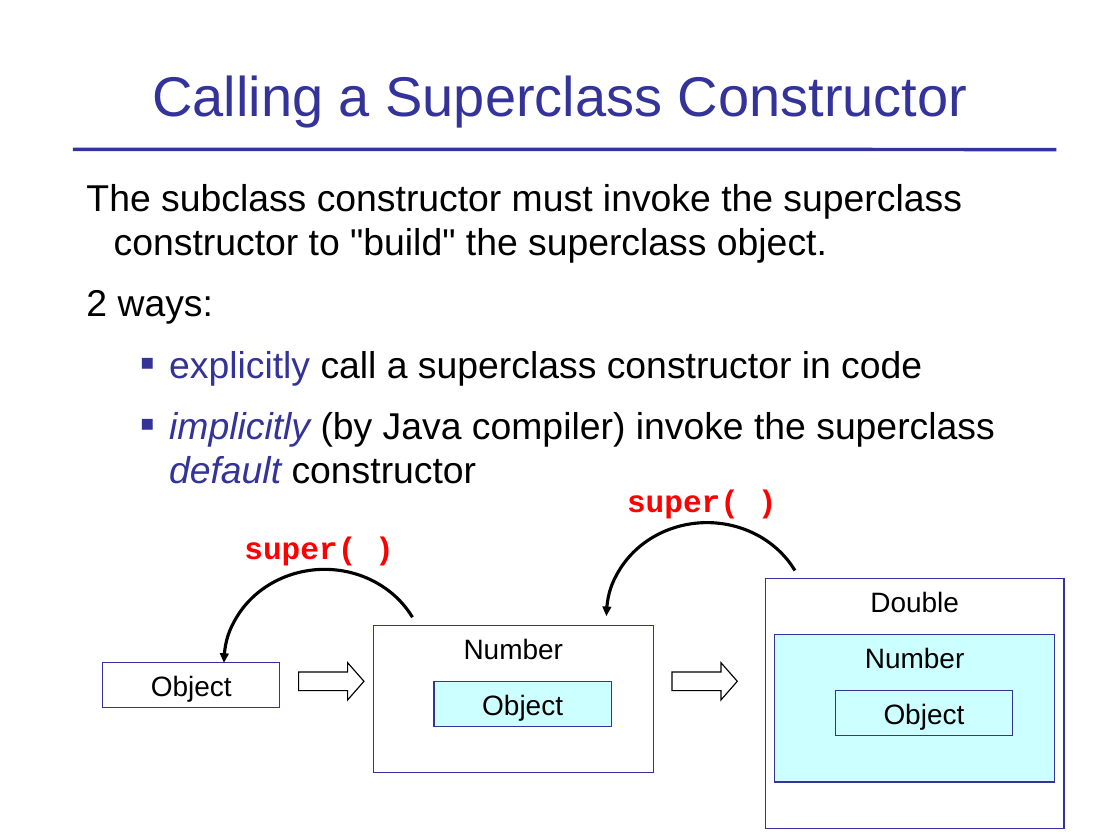
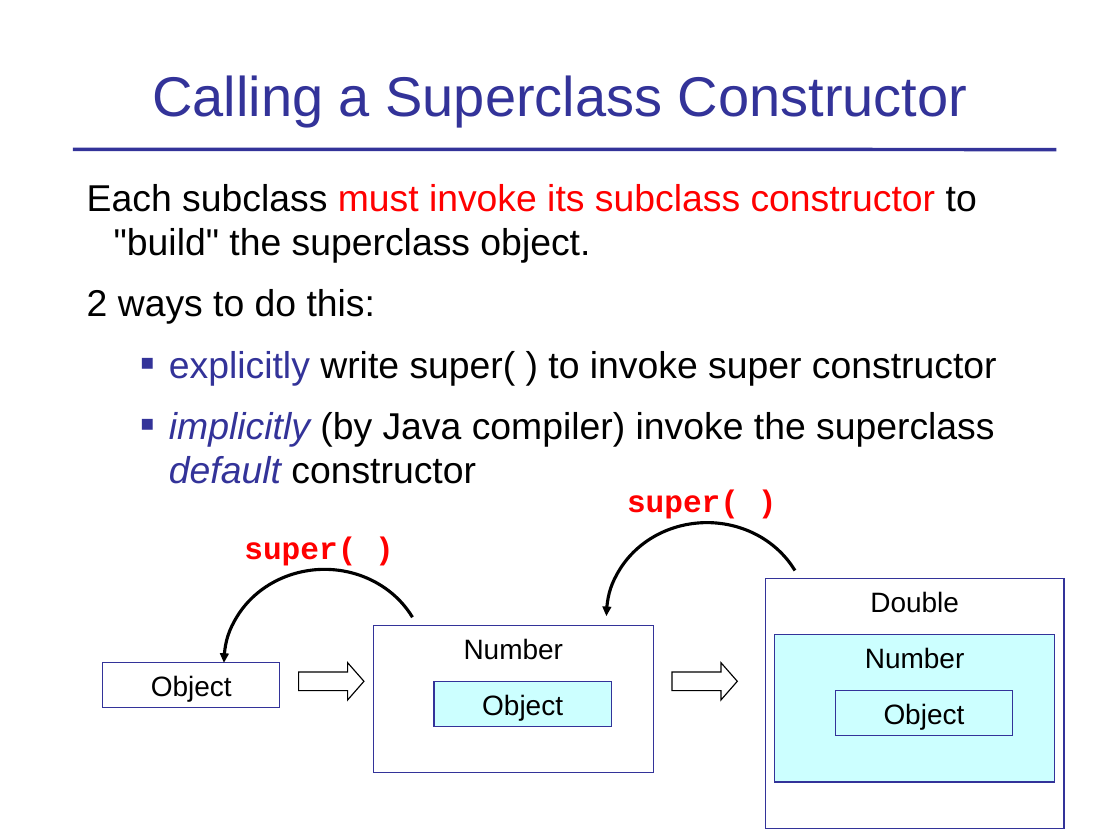
Before and after one commit to skeoop/skeoop.github.io, a slide deck: slide 16 of week4/Inheritance-1-Basics.ppt (slide 32 before the commit). Drawn at 1120x840 pixels with LibreOffice and Linux fonts; fonts in the diff are those of the drawing. Boxes give left, top, right and bottom in pixels: in the first picture for what was removed or moved away, otherwise in the second. Text is boxed around its words. In the diff, an @@ line names an element or a change of style, - is before the commit and + after.

```diff
--- a/week4/Inheritance-1-Basics.ppt
+++ b/week4/Inheritance-1-Basics.ppt
@@ text at box(87, 184, 997, 385): text changed @@
-The subclass constructor must invoke the superclass constructor to "build" the superclass object.
-2 ways:
-  ■ explicitly call a superclass constructor in code
+Each subclass must invoke its subclass constructor to "build" the superclass object.
+2 ways to do this:
+  ■ explicitly write super( ) to invoke super constructor
```
Also in this commit, not shown: 19 other slides changed, 2 slides removed, 1 other file.
